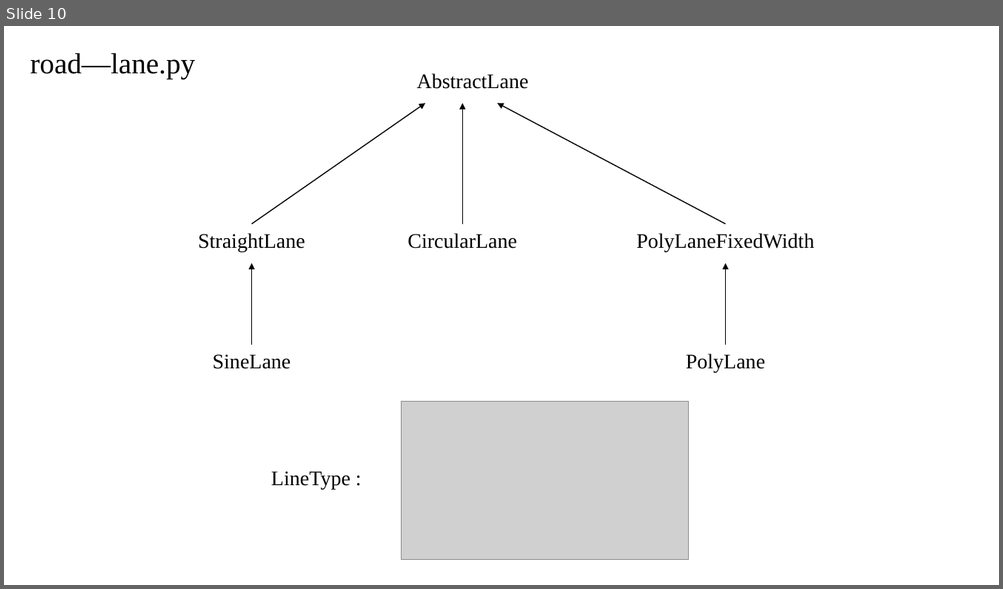
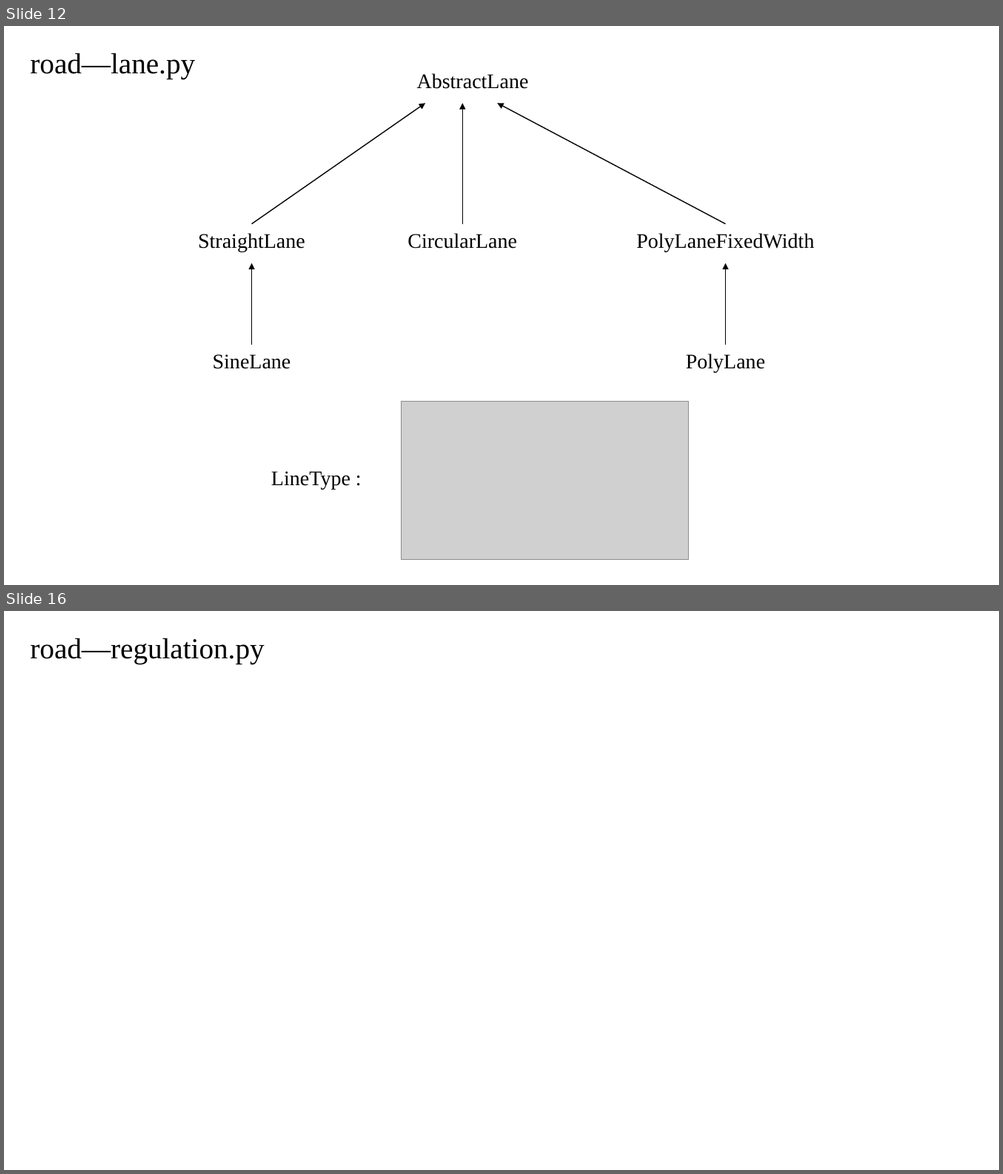
Before and after one commit to QinCheng0928/RL, a slide deck: Highway_env代码学习.pptx. Shown one above the other, each under a label of ours: slide 10 before the commit, slides 12 and 16 after it; the slides between them are not shown. The pictures are 1003x589 and 1003x1174 pixels, drawn with LibreOffice and Linux fonts; fonts in the diff are those of the drawing; grey boxes stand for pictures. Boxes give left, top, right and bottom in pixels: in the first picture for what was removed or moved away, otherwise in the second. Text is boxed around its words. In the diff, an @@ line names an element or a change of style, - is before the commit and + after.

```diff
--- a/Highway_env代码学习.pptx
+++ b/Highway_env代码学习.pptx
@@ slide 16 added at bbox=[4, 611, 999, 1170], background #FFFFFF @@
@@ text added at bbox=[30, 638, 264, 664], 28 pt, text #000000 @@
+road—regulation.py
@@ what was slide 10 is now slide 12 @@
```
Also in this commit, not shown: 1 slide changed, 5 other slides added, 1 other file.
